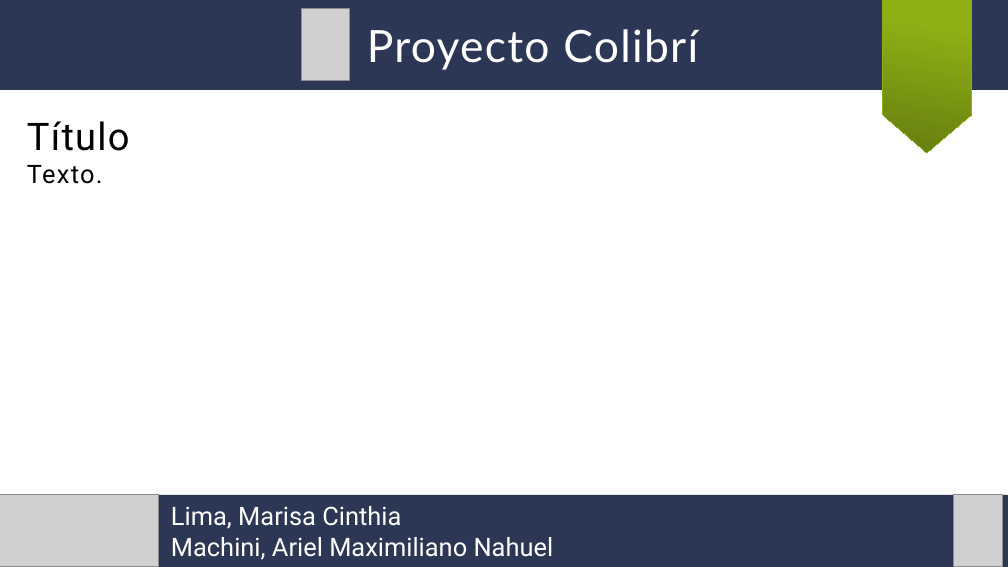
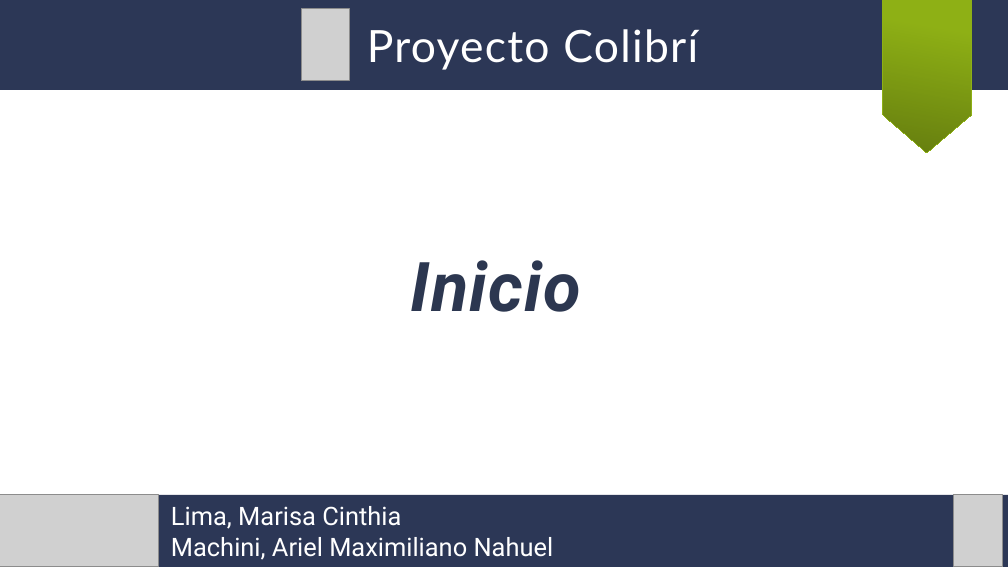
Before and after one commit to arielmachini/Caciar, a slide deck: slide 11 of Archivo/Presentaciones/Presentación final.odp (slide 4 before the commit). Drawn at 1008x567 pixels with LibreOffice and Linux fonts; fonts in the diff are those of the drawing; grey boxes stand for pictures. Boxes give left, top, right and bottom in pixels: in the first picture for what was removed or moved away, otherwise in the second. Text is boxed around its words. In the diff, an @@ line names an element or a change of style, - is before the commit and + after.

```diff
--- a/Archivo/Presentaciones/Presentación final.odp
+++ b/Archivo/Presentaciones/Presentación final.odp
@@ text removed at bbox=[27, 121, 130, 184] @@
-Título
-Texto.
@@ text added at bbox=[411, 260, 581, 312], 54 pt, text #2C3750, bold, italic @@
+Inicio
```
Also in this commit, not shown: 2 other slides changed, 12 slides added, 11 other files.
